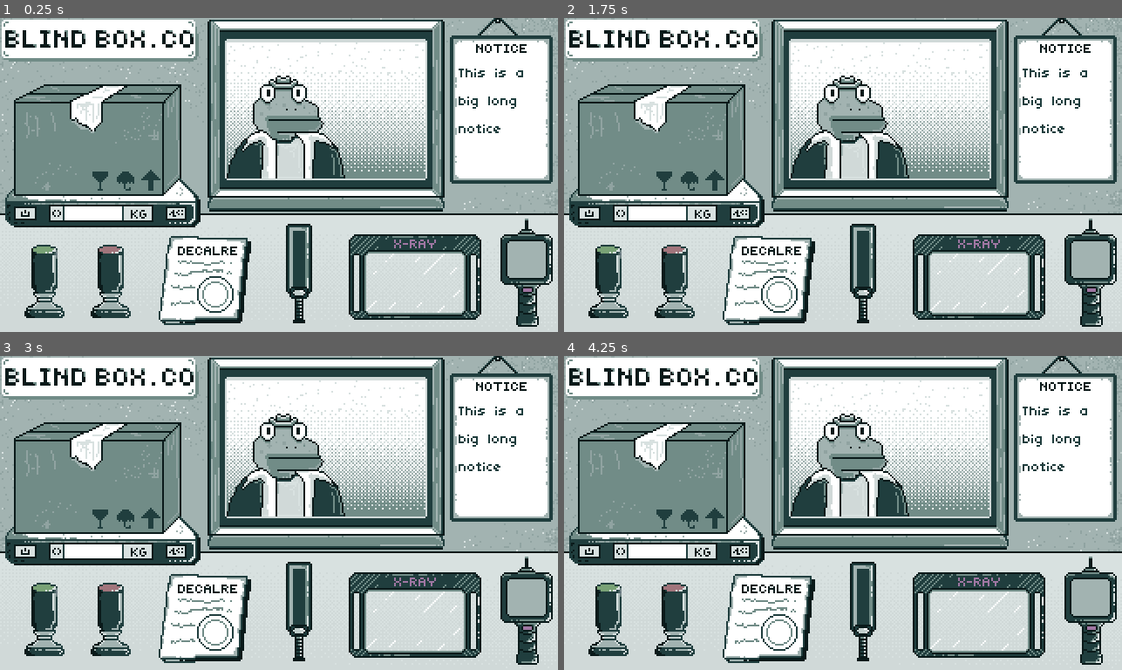
Above: before the commit, frames 1-4 (two rows, left to right).
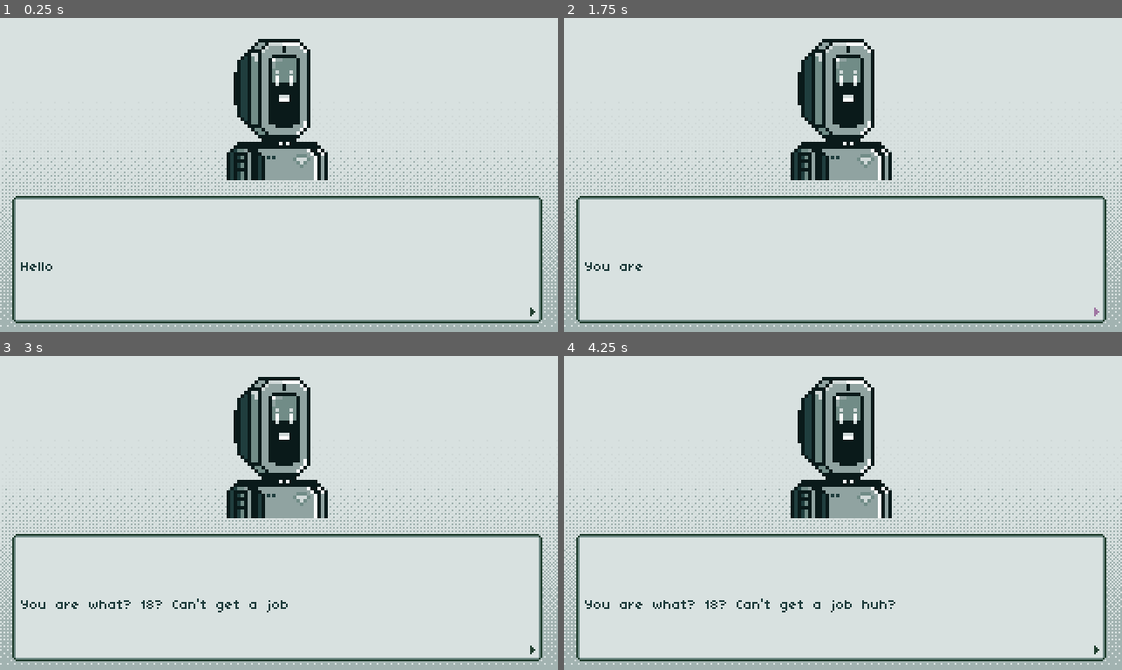
Above: after the commit, the same moments.

Repository: hkattt/blind-box-co
Game: Godot game, scene res://scenes/Main.tscn
The game is run twice, just before and just after one commit, with the same random seed, the same clock (stepped at 60 frames per second) and the same inputs.
Inputs (mouse positions are in pixels of both pictures, inside the frame that each line leads up to):
- Up to frame 1 (0.25 s): no input
- Up to frame 2 (1.75 s): click (1099, 313) at 0.52 s; click (1099, 313) at 1.27 s
- Up to frame 3 (3 s): click (61, 384) at 2 s, where only the run before the commit has a clickable "Approve"; click (61, 384) at 2.75 s, where only the run before the commit has a clickable "Approve"
- Up to frame 4 (4.25 s): click (625, 384) at 3.5 s, where only the run before the commit has a clickable "Approve"

The runs differ from the first frame. In frame 1, 77% of the frame differs, in the area x 0-100%, y 0-100%; in frame 2, 77%; in frame 3, 77%; in frame 4, 77%.

Commit message:
Created ReportManager

Diff:
--- a/src/dialogues/conversations/test.json
+++ b/src/dialogues/conversations/test.json
@@ -1,21 +1,21 @@
 {
   "type": "conversation",
   "lines": [
-    {
-      "speaker": "Theorore",
-      "line": "I heard perfumes can be expensive"
-    },
-    {
-      "speaker": "Dave",
-      "line": "I am crazy dave"
-    },
-    {
-      "speaker": "Theorore",
-      "line": "Dave, you cannot appreciate my brilliance"
-    },
-    {
-      "speaker": "Dave",
-      "line": "I am crazy DAVVVEEEEE!!!!!!!"
-    }
+	{
+	  "speaker": "Theorore",
+	  "line": "I heard perfumes can be expensive"
+	},
+	{
+	  "speaker": "Dave",
+	  "line": "I am crazy dave"
+	},
+	{
+	  "speaker": "Theorore",
+	  "line": "Dave, you cannot appreciate my brilliance"
+	},
+	{
+	  "speaker": "Dave",
+	  "line": "I am crazy DAVVVEEEEE!!!!!!!"
+	}
   ]
 }
--- /dev/null
+++ b/src/dialogues/exposition/intro.json
@@ -0,0 +1,21 @@
+{
+  "type": "conversation",
+  "lines": [
+	{
+	  "speaker": "Boss",
+	  "line": "Helloooooo and welcome"
+	},
+	{
+	  "speaker": "Boss",
+	  "line": "Welcome to the three-day trial program"
+	},
+	{
+	  "speaker": "Boss",
+	  "line": "You are what? 18? Can't get a job huh?"
+	},
+	{
+	  "speaker": "Boss",
+	  "line": "More lines"
+	}
+  ]
+}
--- a/src/project.godot
+++ b/src/project.godot
@@ -20,6 +20,7 @@
 DayManager="*res://scripts/managers/DayManager.gd"
 GameManager="*res://scripts/managers/GameManager.gd"
 DialogueManager="*res://scripts/managers/DialogueManager.gd"
+ReportManager="*res://scripts/managers/ReportManager.gd"
 
 [display]
 
--- /dev/null
+++ b/src/scenes/Intro.tscn
@@ -0,0 +1,34 @@
+[gd_scene load_steps=6 format=3 uid="uid://ctde0orfbn8ww"]
+
+[ext_resource type="Texture2D" uid="uid://dhrjvtnqftxfw" path="res://assets/images/report/report-background.png" id="1_45dpb"]
+[ext_resource type="Script" uid="uid://bl1jjln42o557" path="res://scripts/Intro.gd" id="1_aqbct"]
+[ext_resource type="PackedScene" uid="uid://dhb613xyuf8nh" path="res://scenes/ui/TextBox.tscn" id="2_hc7eg"]
+[ext_resource type="Texture2D" uid="uid://c2gac6r3htbeu" path="res://assets/images/characters/boss.png" id="3_ywiat"]
+[ext_resource type="PackedScene" uid="uid://6hxv0okwf1yn" path="res://scenes/ui/NextButton.tscn" id="5_mkji7"]
+
+[node name="Intro" type="Node2D"]
+script = ExtResource("1_aqbct")
+
+[node name="Background" type="Sprite2D" parent="."]
+texture_filter = 3
+position = Vector2(160, 90)
+texture = ExtResource("1_45dpb")
+
+[node name="Sprite2D" type="Sprite2D" parent="."]
+texture_filter = 3
+position = Vector2(159, 52)
+texture = ExtResource("3_ywiat")
+
+[node name="TextBox" parent="." instance=ExtResource("2_hc7eg")]
+offset_left = 7.0
+offset_top = 102.0
+offset_right = 311.0
+offset_bottom = 175.0
+
+[node name="NextButton" parent="." instance=ExtResource("5_mkji7")]
+offset_left = 304.0
+offset_top = 166.0
+offset_right = 309.0
+offset_bottom = 171.0
+
+[connection signal="pressed" from="NextButton" to="." method="_on_next_button_pressed"]
--- /dev/null
+++ b/src/scenes/ui/NextButton.tscn
@@ -0,0 +1,12 @@
+[gd_scene load_steps=3 format=3 uid="uid://6hxv0okwf1yn"]
+
+[ext_resource type="Texture2D" uid="uid://t8132ukgid8d" path="res://assets/images/ui/next-green.png" id="1_bohef"]
+[ext_resource type="Texture2D" uid="uid://bdiep8e0cqcjb" path="res://assets/images/ui/next-pink.png" id="2_nrl3w"]
+
+[node name="TextureButton" type="TextureButton"]
+texture_filter = 3
+offset_right = 5.0
+offset_bottom = 5.0
+texture_normal = ExtResource("1_bohef")
+texture_pressed = ExtResource("2_nrl3w")
+texture_hover = ExtResource("2_nrl3w")
--- a/src/scenes/ui/Report/DetectorItem.tscn
+++ b/src/scenes/ui/Report/DetectorItem.tscn
@@ -22,4 +22,5 @@
 [node name="TotalCost" type="Label" parent="."]
 texture_filter = 3
 layout_mode = 2
+theme_override_colors/font_color = Color(0.47451, 0.635294, 0.462745, 1)
 text = "Cost"
--- a/src/scenes/ui/Report/ReportItem.tscn
+++ b/src/scenes/ui/Report/ReportItem.tscn
@@ -22,4 +22,5 @@
 [node name="Profit" type="Label" parent="."]
 texture_filter = 3
 layout_mode = 2
+theme_override_colors/font_color = Color(0.47451, 0.635294, 0.462745, 1)
 text = "Profit"
--- a/src/scenes/ui/SpeechBubble.tscn
+++ b/src/scenes/ui/SpeechBubble.tscn
@@ -15,4 +15,4 @@
 [node name="Label" type="Label" parent="MarginContainer"]
 texture_filter = 3
 layout_mode = 2
-text = "Testttttttttttt"
+text = "Testtttttttttttttttt"
--- /dev/null
+++ b/src/scenes/ui/TextBox.tscn
@@ -0,0 +1,15 @@
+[gd_scene load_steps=2 format=3 uid="uid://dhb613xyuf8nh"]
+
+[ext_resource type="Script" uid="uid://d23gm3rmthym2" path="res://scripts/ui/TextBox.gd" id="1_27wuv"]
+
+[node name="TextBox" type="PanelContainer"]
+texture_filter = 3
+offset_right = 122.0
+offset_bottom = 28.0
+script = ExtResource("1_27wuv")
+
+[node name="MarginContainer" type="MarginContainer" parent="."]
+layout_mode = 2
+
+[node name="Text" type="Label" parent="MarginContainer"]
+layout_mode = 2
--- a/src/scripts/DailyReport.gd
+++ b/src/scripts/DailyReport.gd
@@ -1,6 +1,6 @@
 class_name DailyReport extends Node2D
 
-signal report_close(net_money: int)
+signal report_close()
 
 @onready var report: Report = $Report
 
@@ -8,21 +8,9 @@
 
 var results: Array[InterrogationResultData]
 
-var daily_earnings: int = 0
-var total_earnings: int
-
-var metal_detector_uses: int = 0
-var xray_uses: int = 0
-var chemical_detector_uses: int = 0
-
-var metal_detector_cost: int    = 50
-var xray_cost: int              = 100
-var chemical_detector_cost: int = 75
-
-static func create(p_results: Array[InterrogationResultData], p_total_earnings) -> DailyReport:
+static func create(p_results: Array[InterrogationResultData]) -> DailyReport:
 	var daily_report: DailyReport = daily_report_scene.instantiate()
 	daily_report.results = p_results
-	daily_report.total_earnings = p_total_earnings
 	return daily_report
 
 func _ready() -> void:
@@ -30,56 +18,49 @@
 	var report_items: Array[ReportItem] = _create_report_items()
 	var detector_item_header: DetectorItemHeader = DetectorItemHeader.create()
 	var detector_items: Array[DetectorItem] = _create_detector_items()
-	total_earnings += daily_earnings
-	var earnings_item: EarningsItem = _create_earnings_item(daily_earnings, total_earnings)
+	var earnings_item: EarningsItem = _create_earnings_item(ReportManager.get_daily_earnings(), ReportManager.get_total_earnings())
 	report.load_items(report_item_header, report_items, detector_item_header, detector_items, earnings_item)
 
 func _create_report_items() -> Array[ReportItem]:
 	var report_items: Array[ReportItem]     = []
 
 	for result in results:
-		var earnings: int = _outcome_to_pay(result.outcome)
-		daily_earnings += earnings
+		var result_earnings: int = ReportManager.outcome_to_earnings(result.outcome)
+		ReportManager.add_daily_earnings(result_earnings)
 		var report_item: ReportItem = ReportItem.create(
 			result.customer_name,
-			_outcome_to_string(result.outcome),
-			earnings
+			ReportManager.outcome_to_string(result.outcome),
+			result_earnings
 		)
 		report_items.append(report_item)
 
-		metal_detector_uses += int(result.metal_detector_used)
-		xray_uses += int(result.xray_used)
-		chemical_detector_uses += int(result.chemical_detector_used)
+		ReportManager.add_metal_detector_uses(int(result.metal_detector_used))
+		ReportManager.add_xray_uses(int(result.xray_used))
+		ReportManager.add_chemical_detector_uses(int(result.chemical_detector_used))
 
 	return report_items
 
 func _create_detector_items() -> Array[DetectorItem]:
 	var detector_items: Array[DetectorItem] = []
 
-	var cost: int = metal_detector_cost * metal_detector_uses
-	daily_earnings -= cost
 	var metal_detector_item: DetectorItem = DetectorItem.create(
 		"Metal detector",
-		metal_detector_uses,
-		cost
+		ReportManager.get_metal_detector_uses(),
+		ReportManager.get_metal_detector_cost()
 	)
 	detector_items.append(metal_detector_item)
 
-	cost = xray_cost * xray_uses
-	daily_earnings -= cost
 	var xray_item: DetectorItem = DetectorItem.create(
 		"X-Ray",
-		xray_uses,
-		xray_cost * xray_uses
+		ReportManager.get_xray_uses(),
+		ReportManager.get_xray_cost()
 	)
 	detector_items.append(xray_item)
 
-	cost = chemical_detector_cost * chemical_detector_uses
-	daily_earnings -= cost
 	var chemical_detector_item: DetectorItem = DetectorItem.create(
 		"Chemical detector",
-		chemical_detector_uses,
-		chemical_detector_cost * chemical_detector_uses
+		ReportManager.get_chemical_detector_uses(),
+		ReportManager.get_chemical_detector_cost()
 	)
 	detector_items.append(chemical_detector_item)
 
@@ -88,31 +69,6 @@
 func _create_earnings_item(p_daily_earnings: int, p_total_earnings: int) -> EarningsItem:
 	return EarningsItem.create(p_daily_earnings, p_total_earnings)
 
-func _outcome_to_string(outcome: InterrogationResultData.InterrogationOutcome) -> String:
-	match outcome:
-		InterrogationResultData.InterrogationOutcome.TRUE_POSITIVE:
-			return "Denied contraband"
-		InterrogationResultData.InterrogationOutcome.TRUE_NEGATIVE:
-			return "Approved legal"
-		InterrogationResultData.InterrogationOutcome.FALSE_POSITIVE:
-			return "Denied legal"
-		InterrogationResultData.InterrogationOutcome.FALSE_NEGATIVE:
-			return "Approved contraband"
-		_:
-			return "Invalid"
-
-func _outcome_to_pay(outcome: InterrogationResultData.InterrogationOutcome) -> int:
-	match outcome:
-		InterrogationResultData.InterrogationOutcome.TRUE_POSITIVE:
-			return 100
-		InterrogationResultData.InterrogationOutcome.TRUE_NEGATIVE:
-			return 100
-		InterrogationResultData.InterrogationOutcome.FALSE_POSITIVE:
-			return -10
-		InterrogationResultData.InterrogationOutcome.FALSE_NEGATIVE:
-			return -100
-		_:
-			return 0
-
 func _on_texture_button_pressed() -> void:
-	report_close.emit(total_earnings)
+	ReportManager.reset()
+	report_close.emit()
--- a/src/scripts/Interrogation.gd
+++ b/src/scripts/Interrogation.gd
@@ -48,17 +48,7 @@
 func _on_document_received(approved: bool) -> void:
 	print('Interrogation: Interrogation complete')
 	interrogation_result.approved = approved
-	if approved:
-		if package.get_has_contraband():
-			interrogation_result.outcome = InterrogationResultData.InterrogationOutcome.FALSE_POSITIVE
-		else:
-			interrogation_result.outcome = InterrogationResultData.InterrogationOutcome.TRUE_NEGATIVE
-	else:
-		if package.get_has_contraband():
-			interrogation_result.outcome = InterrogationResultData.InterrogationOutcome.FALSE_NEGATIVE
-		else:
-			interrogation_result.outcome = InterrogationResultData.InterrogationOutcome.TRUE_NEGATIVE
-
+	interrogation_result.outcome = ReportManager.interrogation_outcome(approved, package.get_has_contraband())
 	interrogation_complete.emit(interrogation_result)
 
 func _on_metal_detector_used() -> void:
--- /dev/null
+++ b/src/scripts/Intro.gd
@@ -0,0 +1,30 @@
+class_name Intro extends Node2D
+
+signal intro_complete
+
+@onready var text_box: TextBox = $TextBox
+
+const intro_scene: PackedScene = preload("res://scenes/Intro.tscn")
+
+var speaker: String
+var line: String
+
+static func create() -> Intro:
+	var intro: Intro = intro_scene.instantiate()
+	return intro
+
+func _ready() -> void:
+	DialogueManager.load_dialogues(DialogueManager.DialogueType.EXPOSITION, "intro")
+	_set_text_box()
+
+func _set_text_box():
+	speaker = DialogueManager.get_speaker()
+	line = DialogueManager.get_line()
+	text_box.set_text(line)
+
+func _on_next_button_pressed() -> void:
+	if DialogueManager.is_finished():
+		intro_complete.emit()
+	else:
+		DialogueManager.next_line()
+		_set_text_box()
--- a/src/scripts/managers/DialogueManager.gd
+++ b/src/scripts/managers/DialogueManager.gd
@@ -35,6 +35,9 @@
 func get_line() -> String:
 	return dialogue_lines[dialogue_index]["line"]
 
+func is_finished() -> bool:
+	return dialogue_index == dialogue_lines.size() - 1
+
 func get_dialogue_type_directory(type: DialogueType) -> String:
 	match type:
 		DialogueType.CONVERSATION:
--- a/src/scripts/managers/GameManager.gd
+++ b/src/scripts/managers/GameManager.gd
@@ -3,14 +3,19 @@
 const game_data: GameData = preload("res://data/game_data.tres")
 
 var current_day_index: int = 0
-var total_earnings: int = 0
 
+var intro: Intro = null
 var daily_report: DailyReport = null
 
 func start_game() -> void:
-	start_next_day()
+	_play_intro()
 
-func start_next_day() -> void:
+func _play_intro():
+	intro = Intro.create()
+	intro.intro_complete.connect(_on_intro_complete, CONNECT_ONE_SHOT)
+	get_tree().current_scene.add_child(intro)
+
+func _start_next_day() -> void:
 	if current_day_index >= game_data.days.size():
 		print("All days complete")
 		return
@@ -19,13 +24,15 @@
 	DayManager.start_day(day)
 	DayManager.day_complete.connect(_on_day_complete, CONNECT_ONE_SHOT)
 
+func _on_intro_complete() -> void:
+	_start_next_day()
+
 func _on_day_complete(results: Array[InterrogationResultData]) -> void:
-	daily_report = DailyReport.create(results, total_earnings)
+	daily_report = DailyReport.create(results)
 	daily_report.report_close.connect(_on_report_close, CONNECT_ONE_SHOT)
 	get_tree().current_scene.add_child(daily_report)
 
-func _on_report_close(earnings: int) -> void:
+func _on_report_close() -> void:
 	daily_report.queue_free()
-	total_earnings = earnings
 	current_day_index += 1
-	start_next_day()
+	_start_next_day()
--- /dev/null
+++ b/src/scripts/managers/ReportManager.gd
@@ -0,0 +1,102 @@
+extends Node
+
+const METAL_DETECTOR_COST: int    = 10
+const XRAY_COST: int              = 20
+const CHEMICAL_DETECTOR_COST: int = 10
+
+var daily_earnings: int = 0
+var total_earnings: int
+
+var metal_detector_uses: int = 0
+var xray_uses: int = 0
+var chemical_detector_uses: int = 0
+
+func reset():
+	daily_earnings = 0
+	metal_detector_uses = 0
+	xray_uses = 0
+	chemical_detector_uses = 0
+
+func get_daily_earnings() -> int:
+	return daily_earnings
+
+func get_total_earnings() -> int:
+	return total_earnings
+
+func get_metal_detector_uses() -> int:
+	return metal_detector_uses
+
+func get_xray_uses() -> int:
+	return xray_uses
+
+func get_chemical_detector_uses() -> int:
+	return chemical_detector_uses
+
+func get_metal_detector_cost():
+	return metal_detector_uses * METAL_DETECTOR_COST
+
+func get_xray_cost():
+	return xray_uses * XRAY_COST
+
+func get_chemical_detector_cost():
+	return chemical_detector_uses * CHEMICAL_DETECTOR_COST
+
+func add_metal_detector_uses(count: int):
+	metal_detector_uses += count
+	var cost: int = get_metal_detector_cost()
+	daily_earnings -= cost
+	total_earnings -= cost
+
+func add_xray_uses(count: int):
+	xray_uses += count
+	var cost: int = get_xray_cost()
+	daily_earnings -= cost
+	total_earnings -= cost
+
+func add_chemical_detector_uses(count: int):
+	chemical_detector_uses += count
+	var cost: int = get_chemical_detector_cost()
+	daily_earnings -= cost
+	total_earnings -= cost
+
+func add_daily_earnings(earnings: int):
+	daily_earnings += earnings
+	total_earnings += earnings
+
+func interrogation_outcome(approved: bool, has_contraband: bool) -> InterrogationResultData.InterrogationOutcome:
+	if approved:
+		if has_contraband:
+			return InterrogationResultData.InterrogationOutcome.FALSE_POSITIVE
+		else:
+			return InterrogationResultData.InterrogationOutcome.TRUE_NEGATIVE
+	else:
+		if has_contraband:
+			return InterrogationResultData.InterrogationOutcome.FALSE_NEGATIVE
+		else:
+			return InterrogationResultData.InterrogationOutcome.TRUE_NEGATIVE
+
+func outcome_to_string(outcome: InterrogationResultData.InterrogationOutcome) -> String:
+	match outcome:
+		InterrogationResultData.InterrogationOutcome.TRUE_POSITIVE:
+			return "Denied contraband"
+		InterrogationResultData.InterrogationOutcome.TRUE_NEGATIVE:
+			return "Approved legal"
+		InterrogationResultData.InterrogationOutcome.FALSE_POSITIVE:
+			return "Denied legal"
+		InterrogationResultData.InterrogationOutcome.FALSE_NEGATIVE:
+			return "Approved contraband"
+		_:
+			return "Invalid"
+
+func outcome_to_earnings(outcome: InterrogationResultData.InterrogationOutcome) -> int:
+	match outcome:
+		InterrogationResultData.InterrogationOutcome.TRUE_POSITIVE:
+			return 50
+		InterrogationResultData.InterrogationOutcome.TRUE_NEGATIVE:
+			return 40
+		InterrogationResultData.InterrogationOutcome.FALSE_POSITIVE:
+			return -10
+		InterrogationResultData.InterrogationOutcome.FALSE_NEGATIVE:
+			return -100
+		_:
+			return 0
--- a/src/scripts/ui/Report/DetectorItem.gd
+++ b/src/scripts/ui/Report/DetectorItem.gd
@@ -13,6 +13,8 @@
 func _ready() -> void:
 	detector_name_label.text = detector_name
 	uses_label.text = str(number_of_uses)
+	if (total_cost > 0):
+		total_label.add_theme_color_override("font_color", "#9F76A2")
 	total_label.text = str(total_cost)
 
 static func create(p_detector_name: String, p_number_of_uses: int, p_total_cost: int) -> DetectorItem:
--- a/src/scripts/ui/Report/ReportItem.gd
+++ b/src/scripts/ui/Report/ReportItem.gd
@@ -13,6 +13,8 @@
 func _ready() -> void:
 	customer_name_label.text = customer_name
 	result_label.text = result
+	if (profit < 0):
+		profit_label.add_theme_color_override("font_color", "#9F76A2")
 	profit_label.text = str(profit)
 
 static func create(p_customer_name: String, p_result: String, p_profit: int) -> ReportItem:
--- /dev/null
+++ b/src/scripts/ui/TextBox.gd
@@ -0,0 +1,23 @@
+class_name TextBox extends PanelContainer
+
+const CHARACTER_READ_RATE: float = 0.05
+
+@onready var text: Label         = $MarginContainer/Text
+
+@onready var tween: Tween = create_tween()
+
+func hide_text_box() -> void:
+	text.text         = ""
+	hide()
+
+func show_text_box() -> void:
+	show()
+
+func set_text(new_text: String) -> void:
+	text.text = new_text
+	text.visible_ratio = 0.0
+	show_text_box()
+
+	tween.stop()
+	tween = create_tween()
+	tween.tween_property(text, "visible_ratio", 1.0, len(new_text) * CHARACTER_READ_RATE)
Binary file added: src/assets/images/ui/next-green.png
Not shown, added: src/assets/images/ui/next-green.png.import
Binary file added: src/assets/images/ui/next-pink.png
Not shown, added: src/assets/images/ui/next-pink.png.import
Binary file changed: src/assets/images/ui/text-box.png
Not shown, added: src/scripts/Intro.gd.uid
Not shown, added: src/scripts/managers/ReportManager.gd.uid
Not shown, added: src/scripts/ui/TextBox.gd.uid
